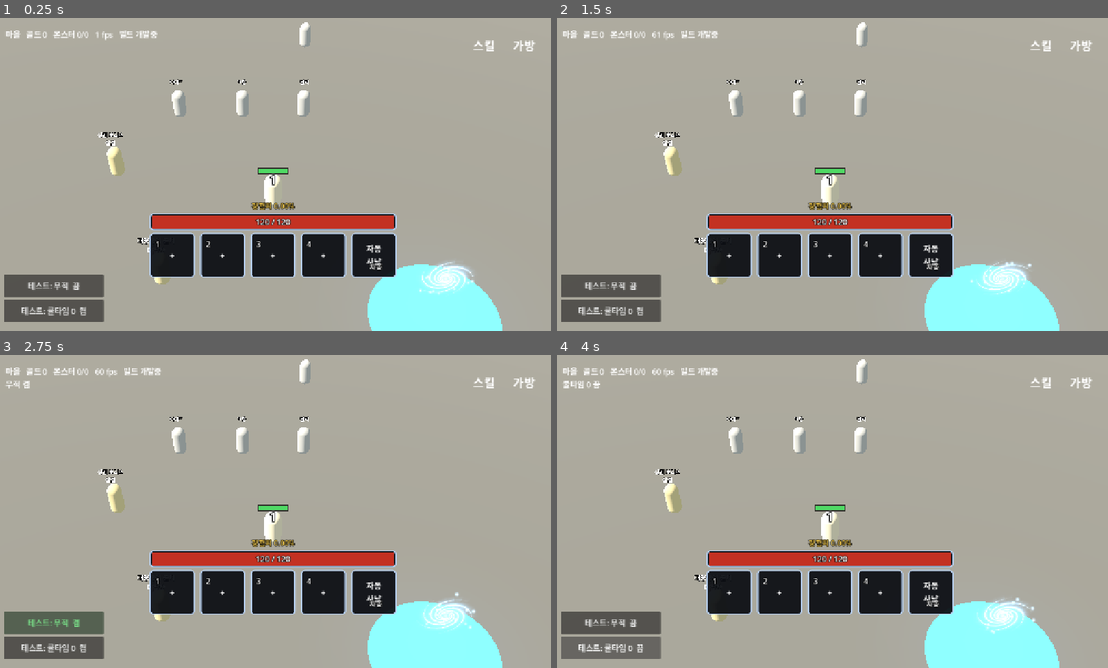
Above: before the commit, frames 1-4 (two rows, left to right).
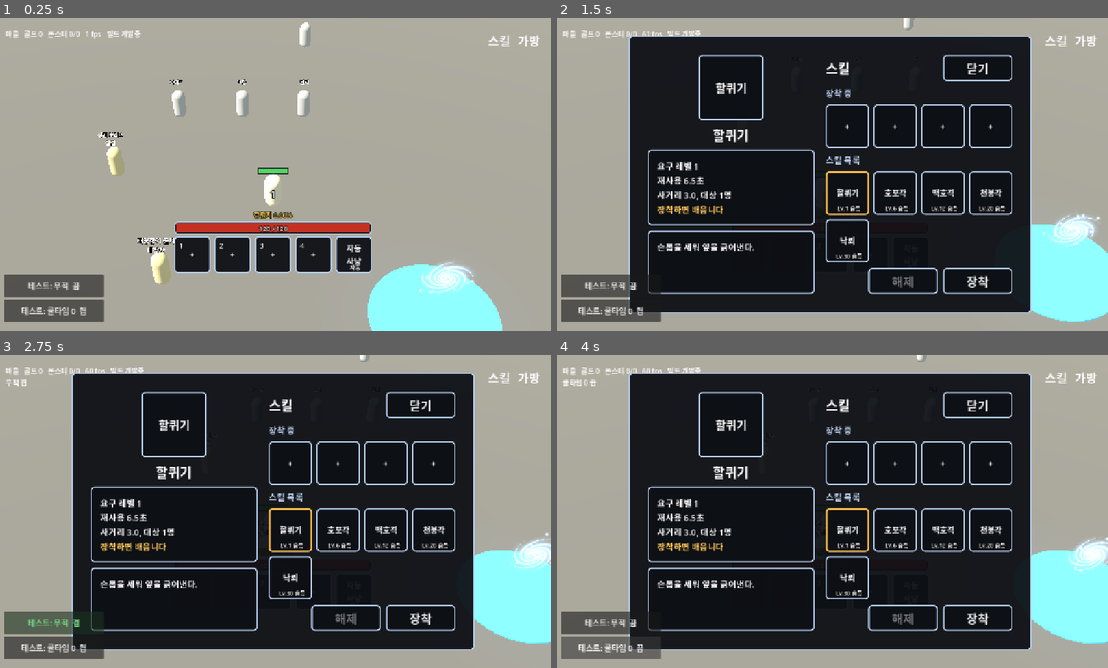
Above: after the commit, the same moments.

Repository: gogoalswo/MMORPG
Game: Godot game, scene res://main.tscn
The game is run twice, just before and just after one commit, with the same random seed, the same clock (stepped at 60 frames per second) and the same inputs.
Inputs (mouse positions are in pixels of both pictures, inside the frame that each line leads up to; where the layout moved, square brackets give the same spot in the first picture):
- Up to frame 1 (0.25 s): no input
- Up to frame 2 (1.5 s): click (727, 255) at 0.52 s; click (1058, 39) [975, 68] at 1.25 s
- Up to frame 3 (2.75 s): click "테스트: 무적 끔" at 2 s
- Up to frame 4 (4 s): click "테스트: 무적 켬" at 2.75 s; click "테스트: 쿨타임 0 켬" at 3.5 s

The runs differ from the first frame. In frame 1, 6.7% of the frame differs, in the area x 1-98%, y 4-83%; in frame 2, 66%; in frame 3, 66%; in frame 4, 66%, in the area x 0-100%, y 0-100%.

Commit message:
HUD 아이콘을 칠하고 크기를 한 뼘 줄인다
- 스킬·가방·자동사냥 아이콘이 검은 실루엣으로 나와 밤 바닥에 묻혔다.
  프롬프트에 "밝게 칠할 것, 실루엣도 검정도 아님"을 넣어 다시 뽑았다
- 퀵슬롯 104→84 · 메뉴 단추 84→62 · 레벨 배지 86→64 · 막대 높이 40→30,
  글자도 그만큼. 창 칸(SKILL_CELL)은 그대로 둔다
- 칸이 작아지면서 "켜짐" 배지가 검 손잡이와 겹쳐 바닥으로 내렸다

Co-Authored-By: Claude Opus 5 <noreply@anthropic.com>
Claude-Session: https://claude.ai/code/session_01UWpuf7GaJDnraUdk3e1vXQ

Diff:
--- a/godot/game/game.gd
+++ b/godot/game/game.gd
@@ -18,26 +18,27 @@
 const BAG_ROWS := 3
 ## 칸 한 변. 1280x720 안에 장착 두 줄 + 캐릭터 + 가방 5열이 들어가는 크기다
 const CELL := 88
-## 스킬 칸. 퀵슬롯은 엄지로 누르니 조금 더 크다. 아이콘은 테두리 안쪽으로 SKILL_INSET 만큼 물린다
-const QUICK_CELL := 104
+## 스킬 칸. 퀵슬롯은 엄지로 누르니 조금 더 크다. 아이콘은 테두리 안쪽으로 SKILL_INSET 만큼 물린다.
+## **HUD 는 2026-09-20 에 한 번 줄였다** — 화면을 너무 먹었다. 창 칸(SKILL_CELL)은 그대로다
+const QUICK_CELL := 84
 const SKILL_CELL := 100
 const SKILL_COLUMNS := 4
 const SKILL_GAP := 10
-const SKILL_INSET := 11
+const SKILL_INSET := 9
 ## 퀵슬롯 위 한 묶음 (2026-09-20 요청). 레벨 배지 한 변과 체력 막대 높이다.
 ## **막대 길이는 안 정한다** — 세로 상자가 가장 넓은 자식(퀵슬롯 줄)에 맞춰 준다.
 ## 막대는 **테두리 두께의 두 배보다 높아야 한다** — 34 에 여백 18 을 주었더니
 ## 위아래 조각이 겹쳐 홈이 안 보였다 (2026-09-20, 찍어서 봤다)
-const LEVEL_BADGE := 86
-const HP_BAR_H := 40
+const LEVEL_BADGE := 64
+const HP_BAR_H := 30
 ## 막대 테두리 그림에서 테가 차지하는 두께 (9조각 여백). 얇은 선이라 작게 준다
 const BAR_FRAME_MARGIN := 7
 ## 막대 테두리 안쪽 여백 — 채움이 테를 덮으면 홈이 아니라 판으로 보인다
 const BAR_PAD := 5
 ## 오른쪽 위 메뉴 단추 (스킬·가방). 엄지로 누르니 퀵슬롯과 비슷한 크기다.
 ## **테두리가 없다** — 받은 그림이 그렇다 (2026-09-20). 그래서 아이콘을 거의 꽉 채운다
-const MENU_BTN := 84
-const MENU_INSET := 4
+const MENU_BTN := 62
+const MENU_INSET := 3
 ## 퀵슬롯 칸 테두리가 차지하는 두께. 받은 그림의 칸은 **머리카락처럼 얇은 선**이라
 ## 26 으로 그리면 테가 칸을 먹는다 (2026-09-20 지적). 창 칸은 26 그대로다
 const QUICK_MARGIN := 10
@@ -45,7 +46,7 @@
 const SPIN_SPEED := 1.6
 ## 자동사냥 칸의 아이콘만 더 물린다. 퀵슬롯과 같은 11 로 두면 고리가 아이콘 위를
 ## 덮어 검이 안 보였다 (2026-09-19). 고리가 얇아진 뒤로는 덜 물려도 된다 (2026-09-20)
-const AUTO_INSET := 18
+const AUTO_INSET := 14
 const ICON_DIR := "res://assets/icons/"
 ## 가방 탭. 0 은 전체, 나머지는 `_tab_keeps` 가 슬롯으로 가른다
 const BAG_TABS := ["전체", "무기", "방어구", "장신구", "재료"]
@@ -312,7 +313,7 @@
 	# 퀵슬롯 위 묶음이 보여 준다. 빌드 표시는 남긴다 (지금 보는 것이 어느 빌드인지)
 	_label = Label.new()
 	_label.position = Vector2(24, 24)
-	_label.add_theme_font_size_override("font_size", 18)
+	_label.add_theme_font_size_override("font_size", 16)
 	_ui_root.add_child(_label)
 
 	_build_gate_panel()
@@ -350,7 +351,7 @@
 	_level_label.set_anchors_preset(Control.PRESET_FULL_RECT)
 	_level_label.horizontal_alignment = HORIZONTAL_ALIGNMENT_CENTER
 	_level_label.vertical_alignment = VERTICAL_ALIGNMENT_CENTER
-	_level_label.add_theme_font_size_override("font_size", 30)
+	_level_label.add_theme_font_size_override("font_size", 23)
 	_level_label.add_theme_constant_override("outline_size", 7)
 	_level_label.add_theme_color_override("font_outline_color", Color.BLACK)
 	_level_label.mouse_filter = Control.MOUSE_FILTER_IGNORE
@@ -358,7 +359,7 @@
 
 	_exp_text = Label.new()
 	_exp_text.horizontal_alignment = HORIZONTAL_ALIGNMENT_CENTER
-	_exp_text.add_theme_font_size_override("font_size", 17)
+	_exp_text.add_theme_font_size_override("font_size", 15)
 	_exp_text.add_theme_constant_override("outline_size", 6)
 	_exp_text.add_theme_color_override("font_outline_color", Color.BLACK)
 	_exp_text.add_theme_color_override("font_color", Color("#e8c14a"))
@@ -987,19 +988,19 @@
 	# (2026-09-20 요청). 왼쪽 위에 따로 있던 상태판을 여기로 내렸다.
 	# 세로 상자에 담아야 막대가 퀵슬롯 줄과 같은 길이로 늘어난다
 	var column := VBoxContainer.new()
-	column.add_theme_constant_override("separation", 5)
+	column.add_theme_constant_override("separation", 4)
 	column.mouse_filter = Control.MOUSE_FILTER_IGNORE
 	_ui_root.add_child(column)
 
 	_build_level_badge(column)
 
-	var hp := _make_bar(HP_BAR_H, Color("#c33122"), 18)
+	var hp := _make_bar(HP_BAR_H, Color("#c33122"), 15)
 	_hp_bar = hp["bar"]
 	_hp_text = hp["text"]
 	column.add_child(hp["frame"])
 
 	var dock := HBoxContainer.new()
-	dock.add_theme_constant_override("separation", 12)
+	dock.add_theme_constant_override("separation", 9)
 	column.add_child(dock)
 	_bar_buttons.clear()
 	for slot in int(GameData.combat().get("skillBarSize", 4)):
@@ -1021,7 +1022,8 @@
 		auto_inset.add_theme_constant_override("margin_" + side, AUTO_INSET)
 	# "자동"·"켜짐" 을 칸 테두리 위로 올린다 — 금테 칸은 테가 두꺼워 글자가 걸렸다
 	var auto_badge: MarginContainer = _auto_cell.find_child("badge", true, false).get_parent().get_parent()
-	auto_badge.add_theme_constant_override("margin_bottom", SKILL_INSET + 4)
+	# 칸이 작아진 뒤로는 바닥에 바짝 붙인다 — 가운데로 올라오면 검 손잡이와 겹친다
+	auto_badge.add_theme_constant_override("margin_bottom", 4)
 	dock.add_child(_auto_cell)
 
 	_auto_spin = TextureRect.new()
@@ -1046,7 +1048,7 @@
 	column.grow_vertical = Control.GROW_DIRECTION_BEGIN
 
 	var menu := HBoxContainer.new()
-	menu.add_theme_constant_override("separation", 8)
+	menu.add_theme_constant_override("separation", 6)
 	_ui_root.add_child(menu)
 
 	# 오른쪽 위 — 스킬·가방. 아이콘만 남기고 글자를 뺐다 (2026-09-19 요청).
@@ -1144,7 +1146,7 @@
 	badge.name = "badge"
 	badge.horizontal_alignment = HORIZONTAL_ALIGNMENT_CENTER
 	badge.vertical_alignment = VERTICAL_ALIGNMENT_BOTTOM
-	badge.add_theme_font_size_override("font_size", 15)
+	badge.add_theme_font_size_override("font_size", 13)
 	badge.add_theme_constant_override("outline_size", 5)
 	badge.add_theme_color_override("font_outline_color", Color.BLACK)
 	badge.mouse_filter = Control.MOUSE_FILTER_IGNORE
@@ -1153,7 +1155,7 @@
 	key.name = "key"
 	key.horizontal_alignment = HORIZONTAL_ALIGNMENT_LEFT
 	key.vertical_alignment = VERTICAL_ALIGNMENT_TOP
-	key.add_theme_font_size_override("font_size", 20)
+	key.add_theme_font_size_override("font_size", 17)
 	key.add_theme_constant_override("outline_size", 6)
 	key.add_theme_color_override("font_outline_color", Color.BLACK)
 	key.mouse_filter = Control.MOUSE_FILTER_IGNORE
Not shown, changed: docs/features/hud.md
Not shown, changed: public/assets/icons/ui_icon_auto.png
Not shown, changed: public/assets/icons/ui_icon_bag.png
Not shown, changed: public/assets/icons/ui_icon_skill.png
Not shown, changed: scripts/fetch-assets.sh
